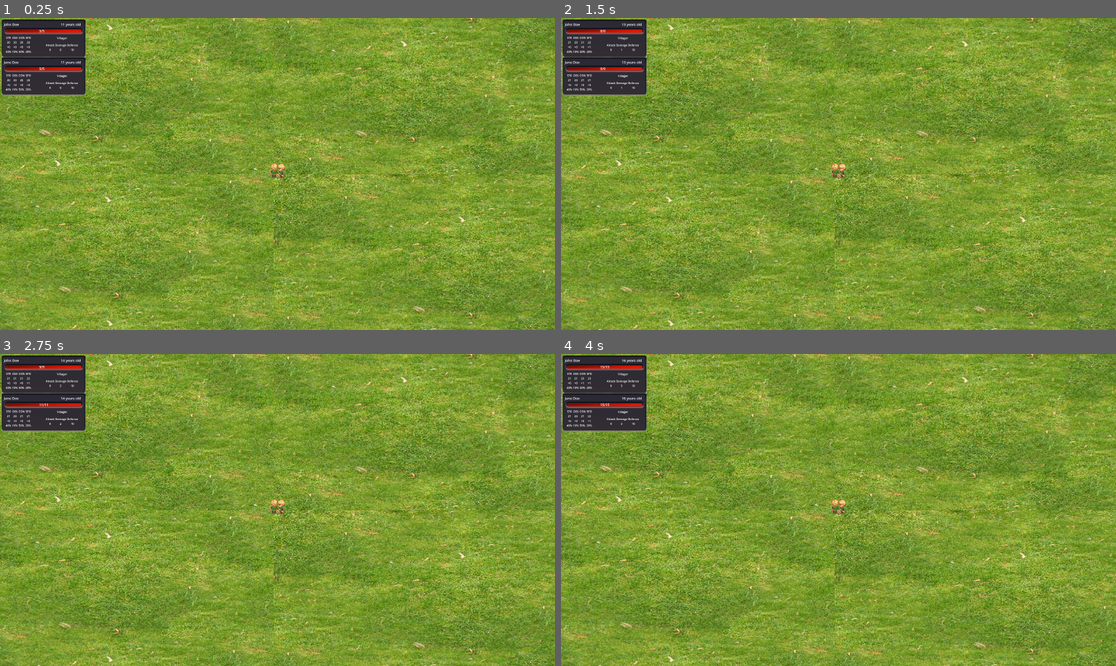
Above: before the commit, frames 1-4 (two rows, left to right).
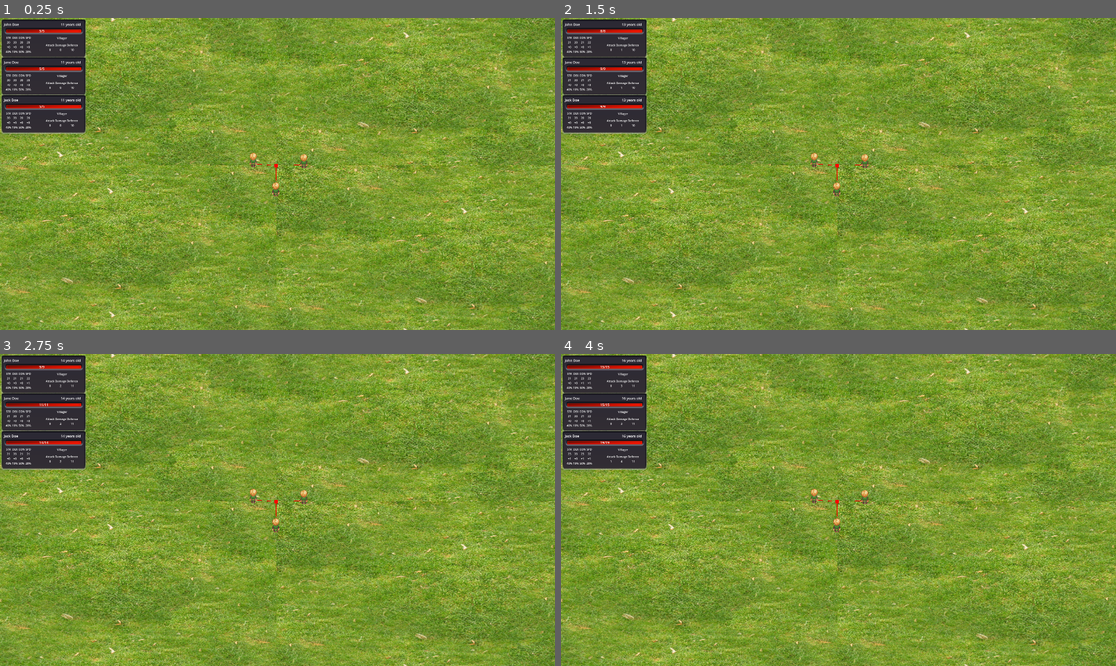
Above: after the commit, the same moments.

Repository: sheepolata/Genialogie
Game: Godot game, scene res://scenes/world/world.tscn
Same seed, same stepped clock (60 frames per second), same inputs: the game is played once before the commit and once after it.
Inputs (mouse positions are in pixels of both pictures, inside the frame that each line leads up to):
- Up to frame 1 (0.25 s): no input
- Up to frame 2 (1.5 s): tap Enter at 0.5 s; move the mouse to (960, 158) at 0.52 s; hold Up (up) 0.53-1.28 s; tap U at 0.6, 1.35 s; click (960, 158) at 0.67 s; tap Space at 1.25 s; move the mouse to (727, 189) at 1.27 s; hold Down (down) from 1.28 s (still down); click (727, 189) at 1.42 s
- Up to frame 3 (2.75 s): tap Enter at 2 s; move the mouse to (333, 441) at 2.02 s; release Down (down) at 2.03 s; hold Up (up) from 2.03 s (still down); tap U at 2.1 s; click (333, 441) at 2.17 s
- Up to frame 4 (4 s): tap Space at 2.75 s; move the mouse to (810, 572) at 2.77 s; tap U at 2.85, 3.6 s; click (810, 572) at 2.92 s; tap Enter at 3.5 s; move the mouse to (1005, 556) at 3.52 s; release Up (up) at 3.53 s; hold Down (down) from 3.53 s (still down); click (1005, 556) at 3.67 s

The runs differ from the first frame. In frame 1, 53% of the frame differs, in the area x 0-100%, y 0-100%; in frame 2, 53%; in frame 3, 53%; in frame 4, 53%.

Commit message:
Handle movement for several characters in team

Diff:
--- /dev/null
+++ b/scenes/characters/common/AvoidArea.gd
@@ -0,0 +1,30 @@
+extends Area2D
+
+var players_inside = []
+
+@onready var character = self.get_parent()
+@onready var CollisionShape = $CollisionShape2D
+
+func _on_area_entered(area):
+	var other = area.get_parent()
+	if other is Character:
+		if other.team == MyGlobals.TEAM.PLAYER:
+			if not (other in players_inside):
+				players_inside.append(other)
+
+func _on_area_exited(area):
+	var other = area.get_parent()
+	var i = players_inside.find(other)
+	if i >= 0:
+		players_inside.remove_at(i)
+
+func _process(delta):
+	var d = Vector2.ZERO
+	for o in players_inside:
+		var base = character.position - o.position
+		var dist = character.position.distance_to(o.position)
+		var radius = CollisionShape.shape.radius * character.scale.x
+		var dist_factor = ((radius - dist) / radius)
+		var val = base * dist_factor
+		d += Vector2(snappedf(val.x, 0.1), snappedf(val.y, 0.1))
+	character.avoid_direction = -d.normalized() * .25
--- a/scenes/characters/common/character.gd
+++ b/scenes/characters/common/character.gd
@@ -1,4 +1,6 @@
 extends CharacterBody2D
+
+class_name Character
 
 var growth_range = [-1 , 1]
 
@@ -11,17 +13,29 @@
 @onready var _stats = $stats
 @onready var _class = $class
 
+@onready var _avoid_timer = $Timers/AvoidTimer
+var no_avoid_forced = false
+
 var goal : Vector2 = Vector2.ZERO : set = set_goal
-var goal_reached = false
+var goal_reached = true
 
 var current_hp : float = 0
 
 var my_ui = preload("res://scenes/world/UI/character_card.tscn")
 var rng = RandomNumberGenerator.new()
 
+var avoid_direction : Vector2 = Vector2.ZERO
+
 enum STATE {
 	goto,
+	avoid_only,
 	idle
+}
+
+var STATE_STR = {
+	STATE.goto : "GOTO",
+	STATE.avoid_only : "AVOID_ONLY",
+	STATE.idle : "IDLE"
 }
 
 var state = STATE.idle
@@ -32,6 +46,8 @@
 func _ready():
 	_stats.MAX_HP = _class.BASE_HP + ability_score(MyGlobals.ABILITY.CONSTITUTION)
 	current_hp = max_hp()
+
+	$Timers/ResetAvoidTimer.start()
 
 func call_once():
 	var world_ui_cards = get_parent().get_parent().UICards
@@ -42,13 +58,22 @@
 
 # Called every frame. 'delta' is the elapsed time since the previous frame.
 func _process(delta):
+	$UIDebug/Debug.text = ""
+	$UIDebug/StateLabel.text = STATE_STR[state]
+
 	if !b_call_once:
 		call_once()
 		b_call_once = true
 
+#	$UIDebug/Debug.text += str(avoid_direction) + "\n"
+#	$UIDebug/Debug.text += str(global_position) + "\n"
+	$UIDebug/Debug.text += str(no_avoid_forced) + "\n"
+
 	act()
+	avoid()
 	set_animation()
 	move_and_slide()
+	queue_redraw()
 
 func level_up():
 	_stats.LEVEL += 1
@@ -89,11 +114,6 @@
 
 func max_hp():
 	return _stats.MAX_HP
-#	var con = ability_score(MyGlobals.ABILITY.CONSTITUTION)
-#	return (
-#		(_class.BASE_HP * _stats.LEVEL)
-#		+ (_stats.LEVEL * con)
-#	)
 
 func attack_score():
 	var ability = MyGlobals.ABILITY.STRENGTH # Will be defined by weapon
@@ -112,7 +132,7 @@
 func defence_score():
 	var dex = ability_score(MyGlobals.ABILITY.DEXTERITY)
 	var spd = ability_score(MyGlobals.ABILITY.SPEED)
-	return max(0, 10 + floor(dex + (spd / 2)))
+	return max(0, floor(10 + (_class.FLAT_DEFENCE_BONUS_PER_LEVEL * _stats.LEVEL) + floor(dex + (spd / 2))))
 
 func strength():
 	return _stats.abilities[MyGlobals.ABILITY.STRENGTH]
@@ -130,7 +150,6 @@
 	return _stats.ability_score(ab)
 
 func growth_diminishing_return():
-	print(_stats.LEVEL, max(0, ((_stats.LEVEL - 20)) * 0.01))
 	return max(0, ((_stats.LEVEL - 20)) * 0.01)
 
 func strength_growth():
@@ -164,7 +183,6 @@
 		- growth_diminishing_return()
 		, growth_range[0], growth_range[1]
 	)
-
 
 func act():
 	if !goal_reached:
@@ -175,15 +193,37 @@
 
 func go_to_position():
 	var dist = goal.distance_to(position)
-	if dist <= 25:
+	if dist <= $AvoidArea/CollisionShape2D.shape.radius * scale.x:
 		velocity = Vector2.ZERO
 		goal_reached = true
 	else:
 		var direction = (goal - position).normalized()
-		velocity = direction * _stats.walking_speed()
+		velocity = (direction + avoid_direction).normalized() * _stats.walking_speed()
+
+func avoid():
+#	velocity = avoid_direction * _stats.walking_speed()
+	if state == STATE.goto:
+		return
+	if no_avoid_forced:
+		velocity = Vector2.ZERO
+		return
+
+	if avoid_direction != Vector2.ZERO:
+#		print(avoid_direction)
+		velocity = avoid_direction * _stats.walking_speed()
+		state = STATE.avoid_only
+		if _avoid_timer.is_stopped():
+			_avoid_timer.start()
+			no_avoid_forced = false
+	else:
+		if not _avoid_timer.is_stopped():
+			_avoid_timer.stop()
+		velocity = Vector2.ZERO
+		state = STATE.idle
 
 func set_animation():
-	var diff = goal - position
+#	var diff = goal - position
+	var diff = velocity
 	var vec
 	if abs(diff.x) > abs(diff.y):
 		vec = Vector2(sign(diff.x), 0)
@@ -203,8 +243,11 @@
 			is_left = true
 			dir = "side"
 	_animated_sprite.flip_h = is_left
+
 	match (state):
 		STATE.goto:
+			_animated_sprite.play(dir+"_run")
+		STATE.avoid_only:
 			_animated_sprite.play(dir+"_run")
 		STATE.idle:
 			_animated_sprite.play(dir+"_idle")
@@ -218,7 +261,25 @@
 	if event is InputEventMouseButton:
 #		print("Mouse Click/Unclick at: ", get_global_mouse_position())
 		if event.button_index == 2: # rmb
-			goal = get_global_mouse_position()
+#			goal = get_global_mouse_position()
+			goal = get_goal_from_mouse_clic()
 	elif event is InputEventKey:
 		if event.is_pressed() and event.key_label == KEY_U:
 			level_up()
+
+func get_goal_from_mouse_clic():
+	var mp = get_global_mouse_position()
+	var relative_pos = position - get_parent().team_center_position
+
+	return (mp + relative_pos*.75)
+
+func _on_avoid_timer_timeout():
+	no_avoid_forced = true
+
+func _on_reset_avoid_timer_timeout():
+	no_avoid_forced = false
+
+func _draw():
+	var goal_size = Vector2(50.0, 50.0)
+	draw_rect(Rect2(to_local(goal - (goal_size*scale/2)), goal_size), Color.RED)
+	draw_line(to_local(position), to_local(goal), Color.RED)
--- a/scenes/characters/common/character.tscn
+++ b/scenes/characters/common/character.tscn
@@ -94,6 +94,7 @@
 [ext_resource type="Texture2D" uid="uid://bugqs3u6vn63e" path="res://assets/sprites/default_character/up_run/Up Run Character 1 08.png" id="92_3xgnf"]
 [ext_resource type="Texture2D" uid="uid://60qb2xb13lnv" path="res://assets/sprites/default_character/up_run/Up Run Character 1 09.png" id="93_aeu1l"]
 [ext_resource type="Texture2D" uid="uid://byee7b77r5oiw" path="res://assets/sprites/default_character/up_run/Up Run Character 1 10.png" id="94_32aoc"]
+[ext_resource type="Script" path="res://scenes/characters/common/AvoidArea.gd" id="95_6snsr"]
 
 [sub_resource type="SpriteFrames" id="SpriteFrames_owu3a"]
 animations = [{
@@ -441,6 +442,12 @@
 radius = 43.0
 height = 116.0
 
+[sub_resource type="CircleShape2D" id="CircleShape2D_2xt4o"]
+radius = 100.0
+
+[sub_resource type="LabelSettings" id="LabelSettings_5rf3f"]
+font_size = 50
+
 [node name="character" type="CharacterBody2D"]
 scale = Vector2(0.25, 0.25)
 script = ExtResource("1_1pe8t")
@@ -451,3 +458,52 @@
 
 [node name="CollisionShape2D" type="CollisionShape2D" parent="."]
 shape = SubResource("CapsuleShape2D_sscrd")
+
+[node name="AvoidArea" type="Area2D" parent="."]
+script = ExtResource("95_6snsr")
+
+[node name="CollisionShape2D" type="CollisionShape2D" parent="AvoidArea"]
+shape = SubResource("CircleShape2D_2xt4o")
+
+[node name="UIDebug" type="Control" parent="."]
+visible = false
+layout_mode = 3
+anchors_preset = 0
+offset_right = 40.0
+offset_bottom = 40.0
+
+[node name="Debug" type="Label" parent="UIDebug"]
+layout_mode = 0
+offset_left = -533.0
+offset_top = -288.0
+offset_right = 532.0
+offset_bottom = -144.0
+label_settings = SubResource("LabelSettings_5rf3f")
+horizontal_alignment = 1
+vertical_alignment = 1
+autowrap_mode = 2
+
+[node name="StateLabel" type="Label" parent="UIDebug"]
+layout_mode = 0
+offset_left = -252.0
+offset_top = -376.0
+offset_right = 251.0
+offset_bottom = -270.0
+text = "STATE STRING"
+label_settings = SubResource("LabelSettings_5rf3f")
+horizontal_alignment = 1
+vertical_alignment = 1
+
+[node name="Timers" type="Node" parent="."]
+
+[node name="AvoidTimer" type="Timer" parent="Timers"]
+wait_time = 2.0
+
+[node name="ResetAvoidTimer" type="Timer" parent="Timers"]
+wait_time = 5.0
+autostart = true
+
+[connection signal="area_entered" from="AvoidArea" to="AvoidArea" method="_on_area_entered"]
+[connection signal="area_exited" from="AvoidArea" to="AvoidArea" method="_on_area_exited"]
+[connection signal="timeout" from="Timers/AvoidTimer" to="." method="_on_avoid_timer_timeout"]
+[connection signal="timeout" from="Timers/ResetAvoidTimer" to="." method="_on_reset_avoid_timer_timeout"]
--- a/scenes/world/world.tscn
+++ b/scenes/world/world.tscn
@@ -30,7 +30,12 @@
 script = ExtResource("1_le42e")
 
 [node name="villager_char" parent="Team" instance=ExtResource("4_dcocg")]
+position = Vector2(-80, -6)
 
 [node name="villager_char2" parent="Team" instance=ExtResource("4_dcocg")]
-position = Vector2(44, -3)
+position = Vector2(95, -2)
 character_name = "Jane Doe"
+
+[node name="villager_char3" parent="Team" instance=ExtResource("4_dcocg")]
+position = Vector2(-2, 96)
+character_name = "Jack Doe"
Not shown: 1 places in scenes/characters/common/character.tscn that only renumber resources
